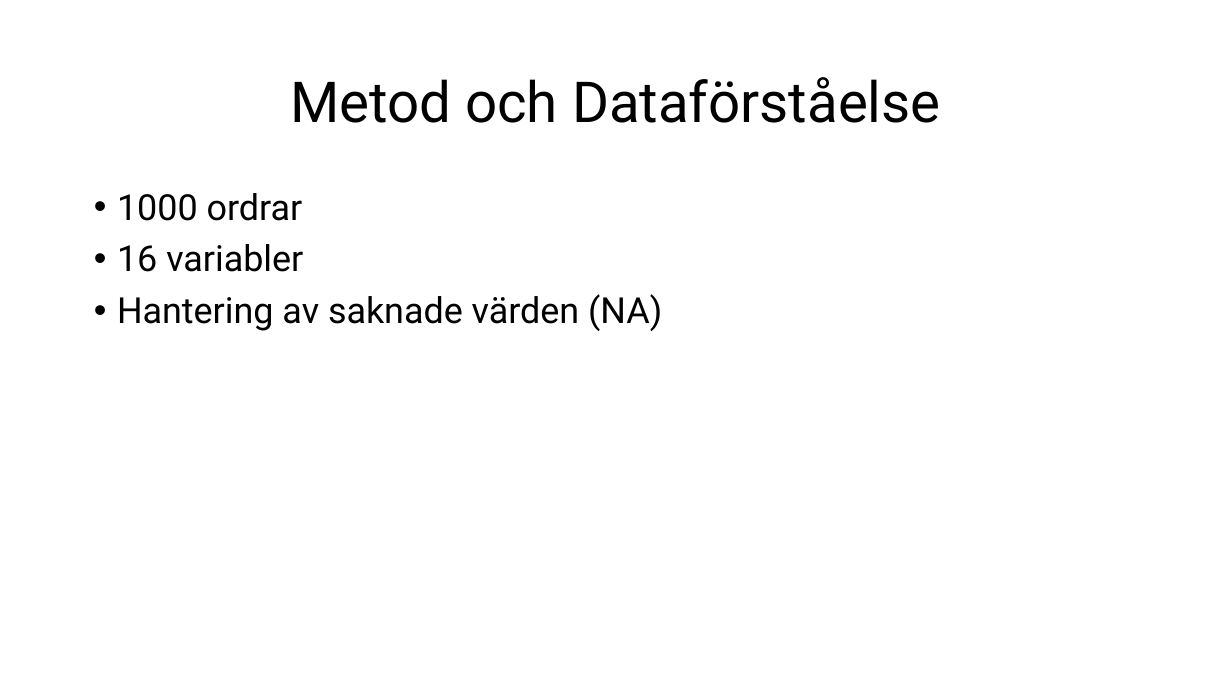
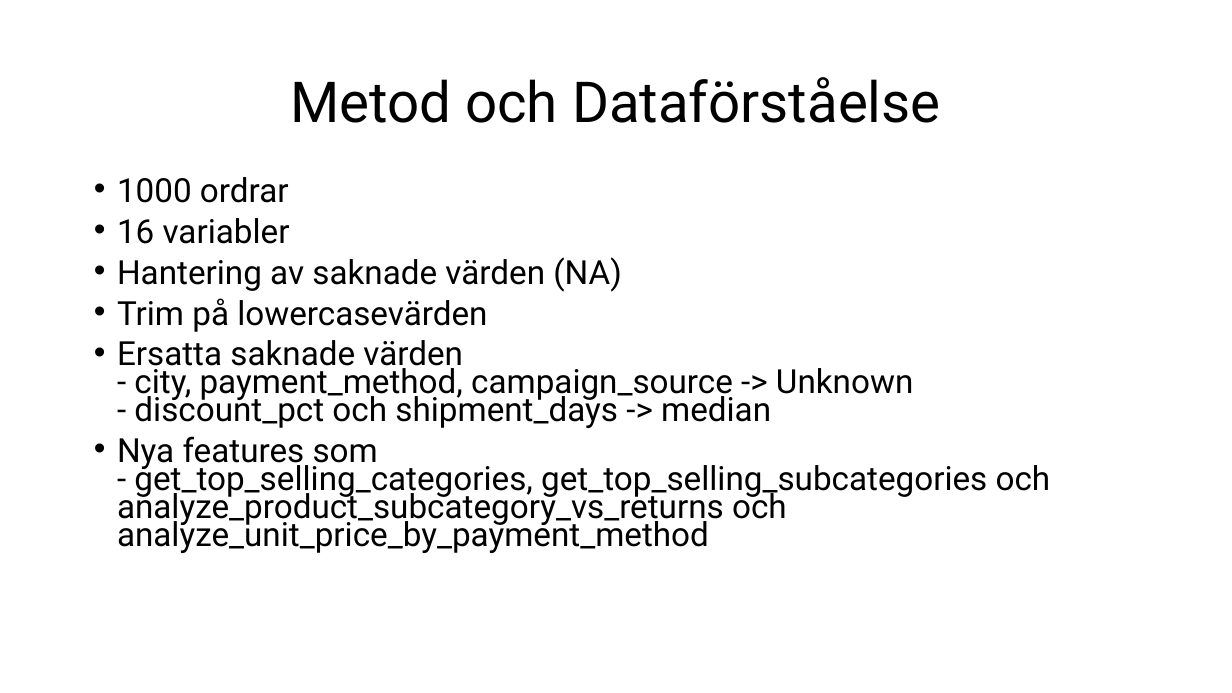
Before and after one commit to eliasstalfreelancer/GruppArbete_Grupp_1_Programering_R, a slide deck: slide 2 of rapport_folder/Placeholder_PowerPoint.pptx. Drawn at 1232x693 pixels with LibreOffice and Linux fonts; fonts in the diff are those of the drawing. Boxes give left, top, right and bottom in pixels: in the first picture for what was removed or moved away, otherwise in the second. Text is boxed around its words. In the diff, an @@ line names an element or a change of style, - is before the commit and + after.

```diff
--- a/rapport_folder/Placeholder_PowerPoint.pptx
+++ b/rapport_folder/Placeholder_PowerPoint.pptx
@@ text "1000 ordrar": place and size @@
-text "1000 ordrar" at <box>117,193,662,331</box>
+text "1000 ordrar" at <box>117,177,1051,553</box>
@@ text at <box>117,177,622,292</box>: size 28 to 25.9 pt in "1000 ordrar", "16 variabler", "Hantering av saknade värden (NA)"; line spacing 0.9 to 0.7 @@
@@ text at <box>117,298,1051,553</box>: paragraphs added @@
+• Trim på lowercasevärden
+• Ersatta saknade värden
+  - city, payment_method, campaign_source -> Unknown
+  - discount_pct och shipment_days -> median
+• Nya features som
+  - get_top_selling_categories, get_top_selling_subcategories och analyze_product_subcategory_vs_returns och analyze_unit_price_by_payment_method
```
Also in this commit, not shown: 4 other slides changed.
